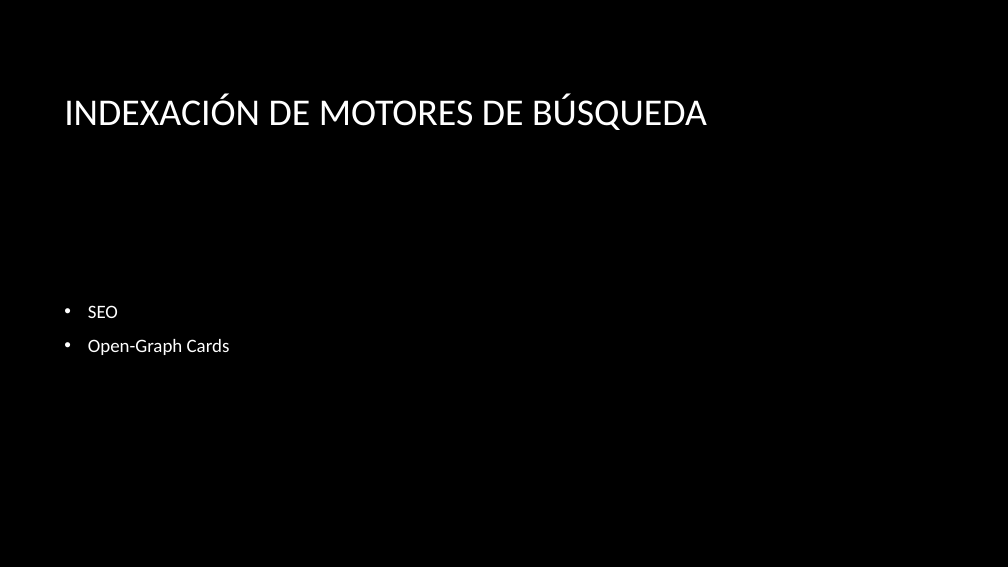
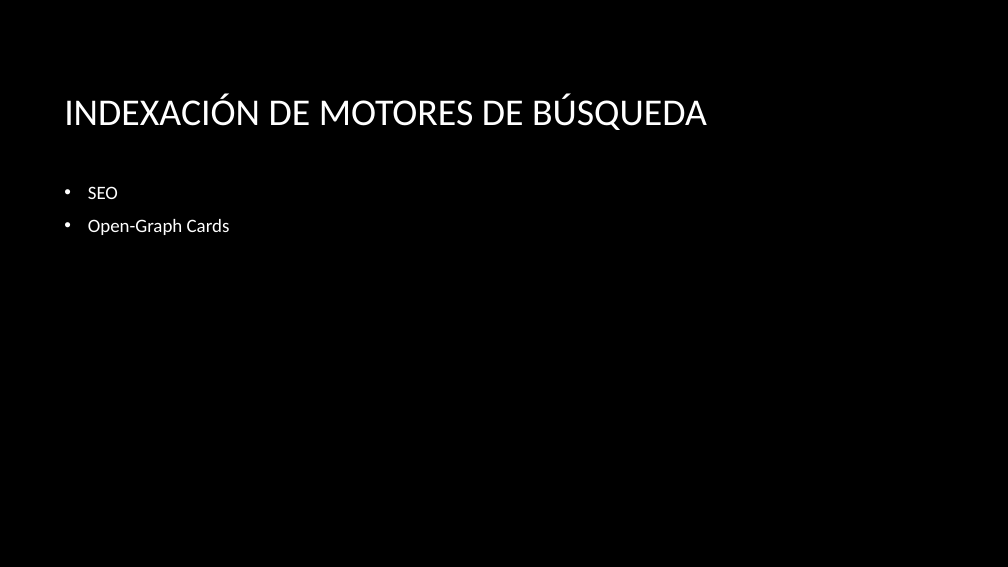
Before and after one commit to jofaval/talks-about, a slide deck: slide 12 of uv/web-scraping-y-las-bases-de-datos-ofuscadas/web-scraping-core.pptx (slide 11 before the commit). Drawn at 1008x567 pixels with LibreOffice and Linux fonts; fonts in the diff are those of the drawing; background and template pictures are left out. Boxes give left, top, right and bottom in pixels: in the first picture for what was removed or moved away, otherwise in the second. Text is boxed around its words. In the diff, an @@ line names an element or a change of style, - is before the commit and + after.

```diff
--- a/uv/web-scraping-y-las-bases-de-datos-ofuscadas/web-scraping-core.pptx
+++ b/uv/web-scraping-y-las-bases-de-datos-ofuscadas/web-scraping-core.pptx
@@ text "SEO" at [88, 186, 230, 235]: vertical alignment middle to top @@
```
Also in this commit, not shown: 8 other slides changed, 1 slide added, 1 other file.
